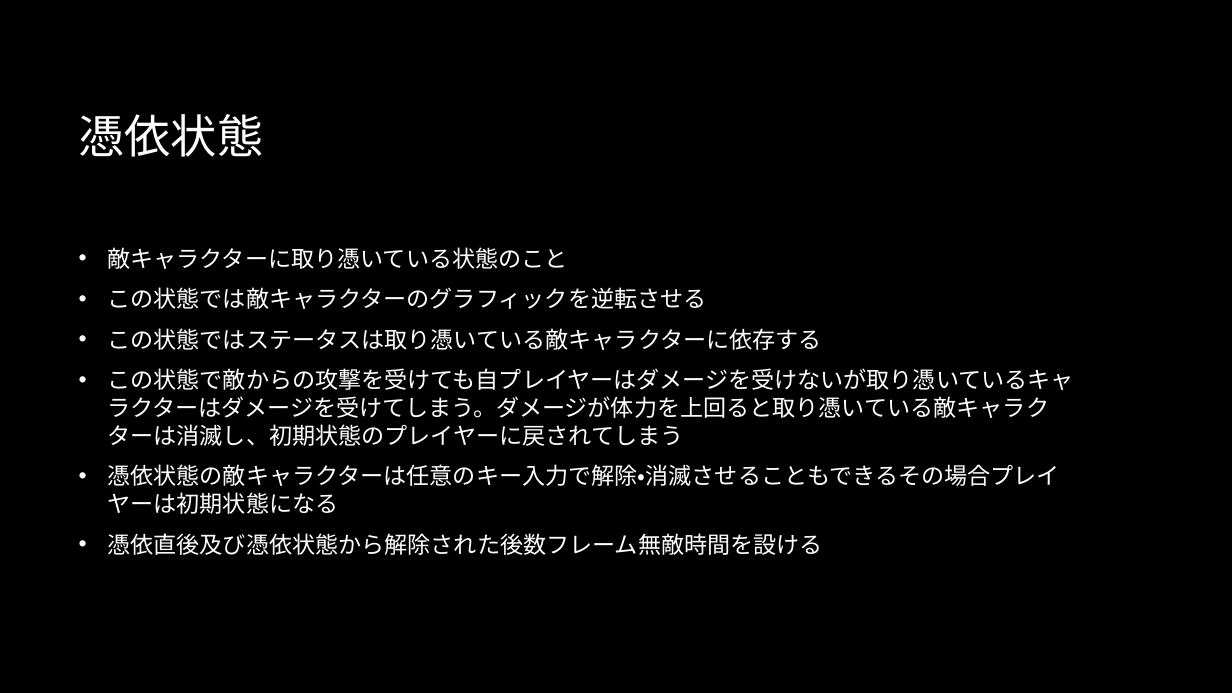
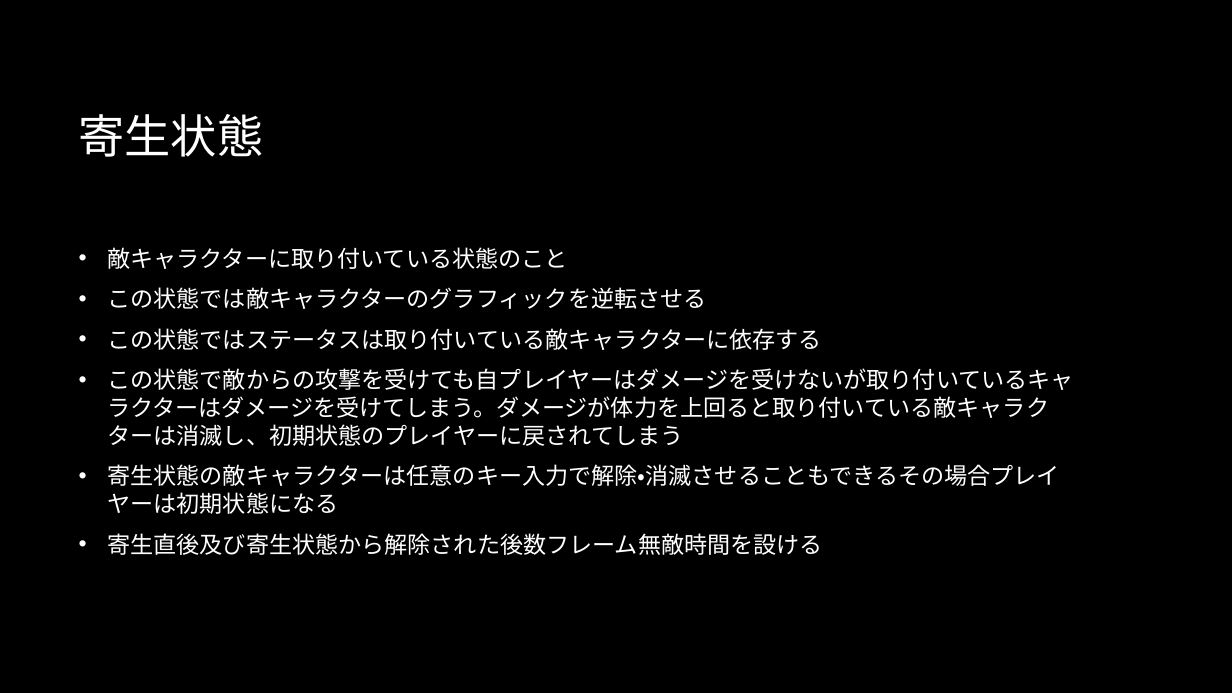
Before and after one commit to MusubiKamishiro/ParasitismShooting, a slide deck: slide 6 of Mint/企画担当部門/憑依型シューティングゲーム.pptx. Drawn at 1232x693 pixels with LibreOffice and Linux fonts; fonts in the diff are those of the drawing; background and template pictures are left out. Boxes give left, top, right and bottom in pixels: in the first picture for what was removed or moved away, otherwise in the second. Text is boxed around its words. In the diff, an @@ line names an element or a change of style, - is before the commit and + after.

```diff
--- a/Mint/企画担当部門/憑依型シューティングゲーム.pptx
+++ b/Mint/企画担当部門/憑依型シューティングゲーム.pptx
@@ title at bbox=[79, 114, 264, 157]: text changed @@
-憑依状態
+寄生状態
@@ text at bbox=[107, 247, 567, 269]: text changed @@
-• 敵キャラクターに取り憑いている状態のこと
+• 敵キャラクターに取り付いている状態のこと
@@ text at bbox=[107, 328, 1073, 555]: text changed @@
-• この状態ではステータスは取り憑いている敵キャラクターに依存する
-• この状態で敵からの攻撃を受けても自プレイヤーはダメージを受けないが取り憑いているキャラクターはダメージを受けてしまう。ダメージが体力を上回ると取り憑いている敵キャラクターは消滅し、初期状態のプレイヤーに戻されてしまう
-• 憑依状態の敵キャラクターは任意のキー入力で解除・消滅させることもできるその場合プレイヤーは初期状態になる
-• 憑依直後及び憑依状態から解除された後数フレーム無敵時間を設ける
+• この状態ではステータスは取り付いている敵キャラクターに依存する
+• この状態で敵からの攻撃を受けても自プレイヤーはダメージを受けないが取り付いているキャラクターはダメージを受けてしまう。ダメージが体力を上回ると取り付いている敵キャラクターは消滅し、初期状態のプレイヤーに戻されてしまう
+• 寄生状態の敵キャラクターは任意のキー入力で解除・消滅させることもできるその場合プレイヤーは初期状態になる
+• 寄生直後及び寄生状態から解除された後数フレーム無敵時間を設ける
```
Also in this commit, not shown: 8 other slides changed, 15 other files.
